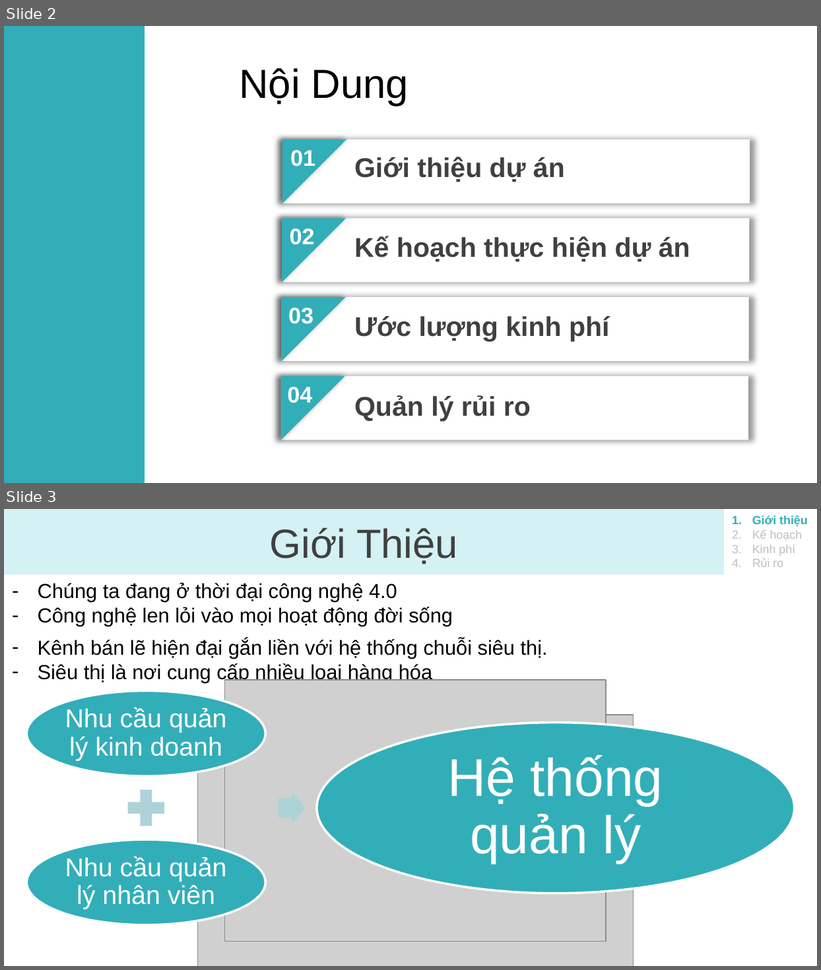
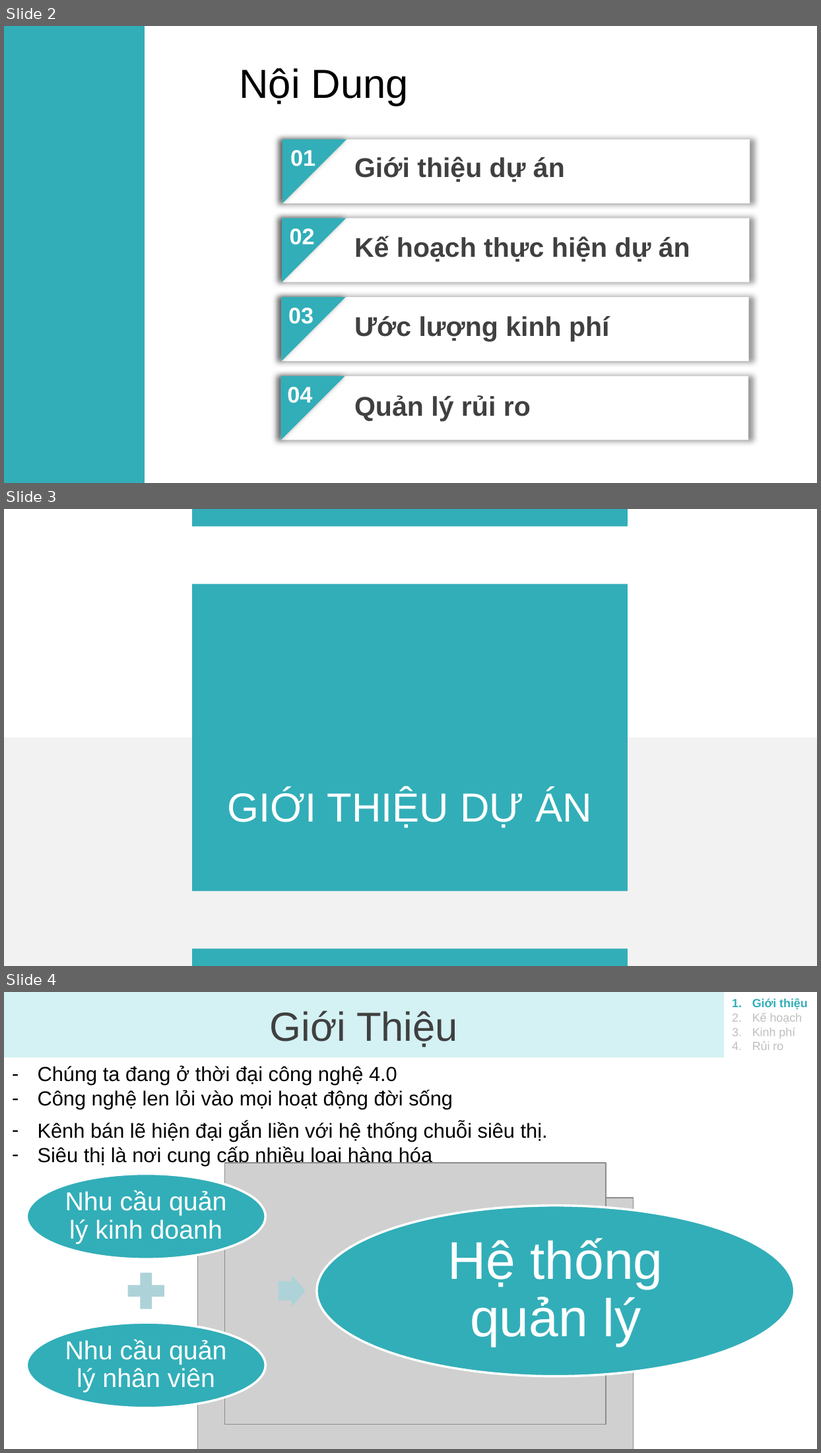
Before and after one commit to bapnam/DoAn_QTTinHoc, a slide deck: Nhom07/BaoCao.pptx. Shown one above the other, each under a label of ours: slides 2 and 3 before the commit, slides 2, 3 and 4 after it. The pictures are 821x970 and 821x1453 pixels, drawn with LibreOffice and Linux fonts; fonts in the diff are those of the drawing; grey boxes stand for pictures; background and template pictures are left out. Boxes give left, top, right and bottom in pixels: in the first picture for what was removed or moved away, otherwise in the second. Text is boxed around its words. In the diff, an @@ line names an element or a change of style, - is before the commit and + after.

```diff
--- a/Nhom07/BaoCao.pptx
+++ b/Nhom07/BaoCao.pptx
@@ slide 3 added at box(4, 509, 817, 966), background #FFFFFF @@
@@ rectangle added at box(192, 509, 627, 526), fill #32AEB8 @@
@@ rectangle added at box(192, 584, 627, 891), fill #32AEB8 @@
@@ rectangle added at box(4, 737, 817, 966), fill #F2F2F2 @@
@@ text added at box(228, 789, 592, 828), 36 pt, text #FFFFFF @@
+GIỚI THIỆU DỰ ÁN
@@ rectangle added at box(192, 949, 627, 966), fill #32AEB8 @@
@@ what was slide 3 is now slide 4 @@
```
Also in this commit, not shown: 1 slide changed, 2 other slides added.
